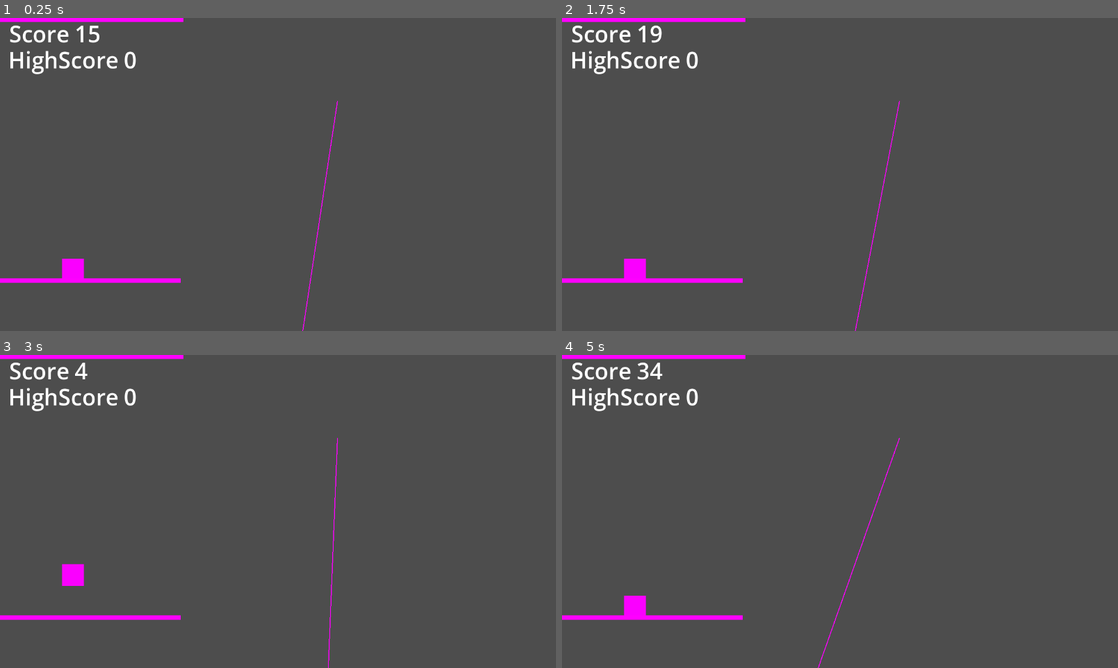
Above: before the commit, frames 1-4 (two rows, left to right).
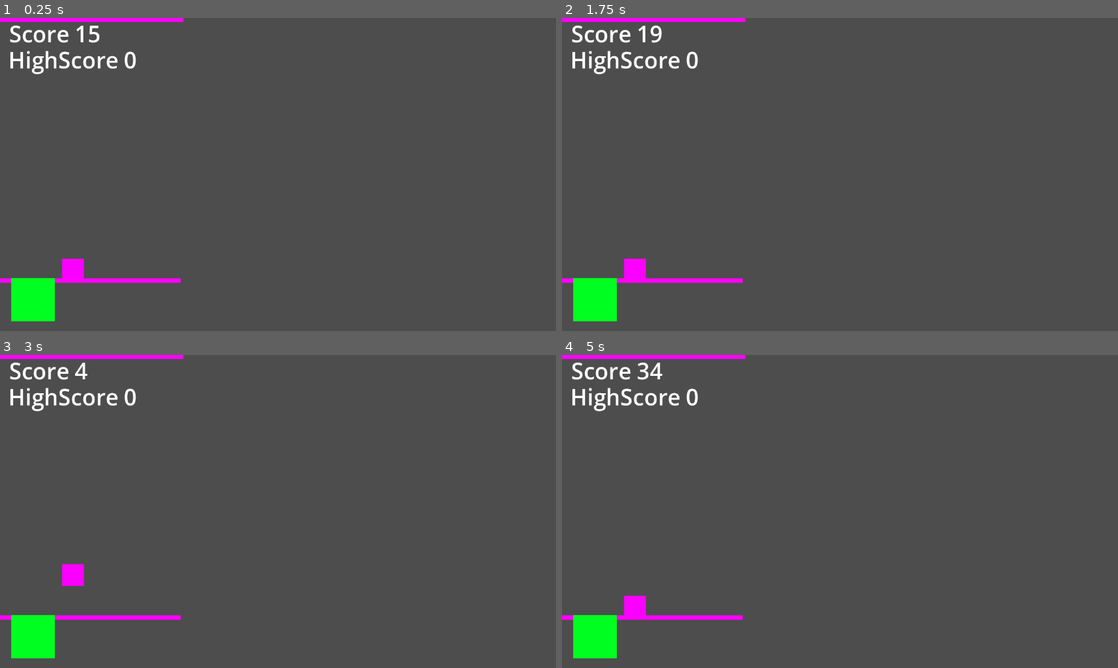
Above: after the commit, the same moments.

Repository: JeffTheCbI4/2FortSprint
Game: Godot game, scene res://scenes/game.tscn
Two runs of this game, one before a commit and one after it. Both use one fixed random seed, a clock stepped at 60 frames per second and the inputs below.
Inputs:
- Up to frame 1 (0.25 s): no input
- Up to frame 2 (1.75 s): hold R 0.53-1.28 s; tap Space at 0.77, 1.52 s; tap Enter at 1.25 s; tap R at 1.35 s
- Up to frame 3 (3 s): hold R 2.03-2.78 s; tap Space at 2.75 s; tap R at 2.85 s
- Up to frame 4 (5 s): tap Space at 3.02, 3.77, 4.52 s; hold R 3.53-4.28 s; tap Enter at 4.25 s; tap R at 4.35 s

The runs differ from the first frame. In frame 1, 1.2% of the frame differs, in the area x 2-61%, y 26-100%; in frame 2, 1.2%; in frame 3, 1.2%; in frame 4, 1.3%.

Commit message:
Health system and sniper cooldown

Diff:
--- /dev/null
+++ b/HealthControl.gd
@@ -0,0 +1,16 @@
+extends Control
+
+
+# Called when the node enters the scene tree for the first time.
+func _ready():
+	EventBus.connect("player_lost_life", on_player_lost_life)
+	get_node("Sprite2D").texture.region = Rect2(0,0,100,100)
+	pass # Replace with function body.
+
+func on_player_lost_life(current_life):
+	var pixel = (3 - current_life) * 100
+	get_node("Sprite2D").texture.region = Rect2(pixel,pixel,100,100)
+
+# Called every frame. 'delta' is the elapsed time since the previous frame.
+func _process(delta):
+	pass
--- a/event_bus.gd
+++ b/event_bus.gd
@@ -2,6 +2,7 @@
 
 signal player_died
 signal set_game_scene(scene_name)
+signal player_lost_life(current_life)
 
 # Called when the node enters the scene tree for the first time.
 func _ready():
--- /dev/null
+++ b/health_control.tscn
@@ -0,0 +1,20 @@
+[gd_scene load_steps=4 format=3 uid="uid://bajtdwtyg17p0"]
+
+[ext_resource type="Script" path="res://HealthControl.gd" id="1_blbda"]
+[ext_resource type="Texture2D" uid="uid://b6oriv2g8anll" path="res://art/healt_atlas.png" id="2_62761"]
+
+[sub_resource type="AtlasTexture" id="AtlasTexture_4508c"]
+atlas = ExtResource("2_62761")
+region = Rect2(0, 0, 100, 100)
+
+[node name="HealthControl" type="Control"]
+layout_mode = 3
+anchors_preset = 15
+anchor_right = 1.0
+anchor_bottom = 1.0
+grow_horizontal = 2
+grow_vertical = 2
+script = ExtResource("1_blbda")
+
+[node name="Sprite2D" type="Sprite2D" parent="."]
+texture = SubResource("AtlasTexture_4508c")
--- a/scenes/ObstacleGenerator.gd
+++ b/scenes/ObstacleGenerator.gd
@@ -2,6 +2,8 @@
 
 @export var progress_speed: float
 @export var possible_obstacles: Array
+
+var sniperAllowed = true;
 
 # Called when the node enters the scene tree for the first time.
 func _ready():
@@ -30,5 +32,17 @@
 	obstacle.position = _get_current_path_position()
 
 func _get_random_obstacle():
-	var random_index = randi_range(0, possible_obstacles.size() - 1)
+	var random_index = 0
+	if (sniperAllowed):
+		random_index = randi_range(0, possible_obstacles.size() - 1)
+	else:
+		random_index = randi_range(0, possible_obstacles.size() - 2)
+	if (random_index == 3 && sniperAllowed):
+		sniperAllowed = false
+		get_node("SniperCooldown").start()
 	return possible_obstacles[random_index]
+
+
+func _on_sniper_cooldown_timeout():
+	sniperAllowed = true
+	pass # Replace with function body.
--- a/scenes/Player.gd
+++ b/scenes/Player.gd
@@ -1,6 +1,8 @@
 extends CharacterBody2D
 class_name Player
 
+@export var max_life: int
+@export var life: int
 @export var jump_force: float
 @export var topMaxPoint: float
 @export var bottomMaxPoint: float
@@ -9,11 +11,13 @@
 @export var max_velocity: float
 @export var min_velocity: float
 @export var current_state: State
+@export var health_state: HealthState
 signal player_died
 
 var bullet_scene = preload("res://scenes/bullet.tscn")
 
 enum State { ON_FLOOR, FLYING, DEAD }
+enum HealthState { INVINCIBLE, VULNERABLE }
 
 # Called when the node enters the scene tree for the first time.
 func _ready():
@@ -33,7 +37,7 @@
 		var collision = move_and_collide(Vector2(0, falling_velocity) * delta)
 		if (collision && current_state != State.DEAD && collision.get_angle() == 0):
 			current_state = State.ON_FLOOR
-			get_node("Timer").stop()
+			get_node("BulletsCooldown").stop()
 	pass
 
 func generate_bullets():
@@ -53,7 +57,7 @@
 		set_falling_velocity(falling_velocity - jump_force)
 		if (current_state == State.ON_FLOOR):
 			current_state = State.FLYING
-			get_node("Timer").start()
+			get_node("BulletsCooldown").start()
 	#if (collidedBody):
 		#falling_velocity = 0
 	pass
@@ -66,10 +70,20 @@
 	else:
 		falling_velocity = new_velocity
 
+func lose_life():
+	if (current_state != State.DEAD && health_state != HealthState.INVINCIBLE):
+		life -= 1
+		if (life <= 0):
+			die()
+		if (current_state != State.DEAD):
+			get_node("CollisionCooldown").start()
+			health_state = HealthState.INVINCIBLE
+			get_node("InvincibleFlickerTimer").start()
+		EventBus.emit_signal("player_lost_life", life)
 
 func die():
 	current_state = State.DEAD
-	get_node("Timer").stop()
+	get_node("BulletsCooldown").stop()
 	_set_animation("dead")
 	emit_signal("player_died")
 	pass
@@ -79,11 +93,22 @@
 	pass
 
 func _on_area_2d_area_entered(area):
-	die()
+	lose_life()
+	pass # Replace with function body.
+
+func _on_bullets_cooldown_timeout():
+	if (current_state == State.FLYING):
+		generate_bullets()
 	pass # Replace with function body.
 
 
-func _on_timer_timeout():
-	if (current_state == State.FLYING):
-		generate_bullets()
+func _on_collision_cooldown_timeout():
+	health_state = HealthState.VULNERABLE
+	get_node("InvincibleFlickerTimer").stop()
+	visible = true
 	pass # Replace with function body.
+
+
+func _on_invincible_flicker_timer_timeout():
+	visible = !visible
+	pass # Replace with function body.
--- a/scenes/Player.tscn
+++ b/scenes/Player.tscn
@@ -32,11 +32,14 @@
 [node name="Player" type="CharacterBody2D"]
 scale = Vector2(0.5, 0.5)
 script = ExtResource("1_x4ny1")
-jump_force = 100.0
+max_life = 3
+life = 3
+jump_force = 120.0
 bottomMaxPoint = 120.0
 gravity_force = 50.0
 max_velocity = 500.0
 min_velocity = -500.0
+health_state = 1
 
 [node name="AnimatedSprite2D" type="AnimatedSprite2D" parent="."]
 sprite_frames = SubResource("SpriteFrames_y6gg0")
@@ -51,8 +54,17 @@
 [node name="CollisionShape2D" type="CollisionShape2D" parent="Area2D"]
 shape = SubResource("RectangleShape2D_mypb7")
 
-[node name="Timer" type="Timer" parent="."]
+[node name="BulletsCooldown" type="Timer" parent="."]
 wait_time = 0.1
 
+[node name="CollisionCooldown" type="Timer" parent="."]
+wait_time = 2.0
+one_shot = true
+
+[node name="InvincibleFlickerTimer" type="Timer" parent="."]
+wait_time = 0.2
+
 [connection signal="area_entered" from="Area2D" to="." method="_on_area_2d_area_entered"]
-[connection signal="timeout" from="Timer" to="." method="_on_timer_timeout"]
+[connection signal="timeout" from="BulletsCooldown" to="." method="_on_bullets_cooldown_timeout"]
+[connection signal="timeout" from="CollisionCooldown" to="." method="_on_collision_cooldown_timeout"]
+[connection signal="timeout" from="InvincibleFlickerTimer" to="." method="_on_invincible_flicker_timer_timeout"]
--- a/scenes/Sniper.gd
+++ b/scenes/Sniper.gd
@@ -1,6 +1,7 @@
 extends Node2D
 
 @export var angular_speed: float
+@export var speed_slowing: float
 var target
 var state: SniperState = SniperState.AIMING
 
@@ -18,6 +19,8 @@
 	pass
 
 func _physics_process(delta):
+	if (angular_speed > 0.005):
+		angular_speed -= speed_slowing
 	if (!target):
 		target = Global.player
 	if (state == SniperState.AIMING):
@@ -48,6 +51,6 @@
 	print(ray.get_collider())
 	print(ray.get_collider())
 	if (ray.is_colliding() && ray.get_collider() && ray.get_collider().owner is Player):
-		target.die()
+		target.lose_life()
 	queue_free()
 	pass # Replace with function body.
--- a/scenes/game_interface.tscn
+++ b/scenes/game_interface.tscn
@@ -1,7 +1,8 @@
-[gd_scene load_steps=3 format=3 uid="uid://b14pld32g3be"]
+[gd_scene load_steps=4 format=3 uid="uid://b14pld32g3be"]
 
 [ext_resource type="Script" path="res://scenes/game_interface.gd" id="1_ylf6b"]
 [ext_resource type="PackedScene" uid="uid://btlab8y00fff7" path="res://scenes/labeled_value.tscn" id="2_hf3ea"]
+[ext_resource type="PackedScene" uid="uid://bajtdwtyg17p0" path="res://health_control.tscn" id="3_xisba"]
 
 [node name="GameInterface" type="Control"]
 layout_mode = 3
@@ -25,3 +26,10 @@
 offset_bottom = 100.0
 _label_text = "HighScore"
 _value = "0"
+
+[node name="HealthControl" parent="." instance=ExtResource("3_xisba")]
+layout_mode = 1
+offset_left = 76.0
+offset_top = 648.0
+offset_right = 76.0
+offset_bottom = 648.0
--- a/scenes/obstacle_generator.tscn
+++ b/scenes/obstacle_generator.tscn
@@ -1,9 +1,10 @@
-[gd_scene load_steps=6 format=3 uid="uid://t3hqd341ct5"]
+[gd_scene load_steps=7 format=3 uid="uid://t3hqd341ct5"]
 
 [ext_resource type="Script" path="res://scenes/ObstacleGenerator.gd" id="1_uctt8"]
 [ext_resource type="PackedScene" uid="uid://dr0yfhmnym1ld" path="res://scenes/obstacles/basic_obstacle.tscn" id="2_dwxn3"]
 [ext_resource type="PackedScene" uid="uid://dmlq4ggfgqm8t" path="res://scenes/obstacles/moving_obstacle.tscn" id="3_hguyv"]
 [ext_resource type="PackedScene" uid="uid://b8esc713idmvi" path="res://scenes/obstacles/aiming_obstacle.tscn" id="4_x6myu"]
+[ext_resource type="PackedScene" uid="uid://byqkcy3lapy3u" path="res://scenes/sniper.tscn" id="5_cbuiu"]
 
 [sub_resource type="Curve2D" id="Curve2D_kly3e"]
 _data = {
@@ -14,7 +15,7 @@
 [node name="ObstacleGenerator" type="Node2D"]
 script = ExtResource("1_uctt8")
 progress_speed = 100.0
-possible_obstacles = [ExtResource("2_dwxn3"), ExtResource("3_hguyv"), ExtResource("4_x6myu")]
+possible_obstacles = [ExtResource("2_dwxn3"), ExtResource("3_hguyv"), ExtResource("4_x6myu"), ExtResource("5_cbuiu")]
 
 [node name="Path2D" type="Path2D" parent="."]
 curve = SubResource("Curve2D_kly3e")
@@ -22,3 +23,9 @@
 [node name="PathFollow2D" type="PathFollow2D" parent="Path2D"]
 position = Vector2(0, 536)
 rotation = -1.5708
+
+[node name="SniperCooldown" type="Timer" parent="."]
+wait_time = 10.0
+one_shot = true
+
+[connection signal="timeout" from="SniperCooldown" to="." method="_on_sniper_cooldown_timeout"]
--- a/scenes/obstacles/aiming_obstacle.tscn
+++ b/scenes/obstacles/aiming_obstacle.tscn
@@ -13,7 +13,7 @@
 collision_mask = 5
 script = ExtResource("1_dt2py")
 velocity = 700.0
-acceleration = 10.0
+acceleration = 20.0
 angular_speed = 0.01
 
 [node name="CollisionShape2D" type="CollisionShape2D" parent="."]
--- a/scenes/playground.tscn
+++ b/scenes/playground.tscn
@@ -6,7 +6,6 @@
 [ext_resource type="PackedScene" uid="uid://b8esc713idmvi" path="res://scenes/obstacles/aiming_obstacle.tscn" id="2_k4d5x"]
 [ext_resource type="PackedScene" uid="uid://df68vq3gn825x" path="res://scenes/floor.tscn" id="3_22sj6"]
 [ext_resource type="PackedScene" uid="uid://b14pld32g3be" path="res://scenes/game_interface.tscn" id="3_nljyv"]
-[ext_resource type="PackedScene" uid="uid://byqkcy3lapy3u" path="res://scenes/sniper.tscn" id="7_yb3rs"]
 
 [node name="Playground" type="Node"]
 script = ExtResource("1_2nymt")
@@ -36,7 +35,4 @@
 position = Vector2(172, 4)
 rotation = 3.14159
 
-[node name="Sniper" parent="." instance=ExtResource("7_yb3rs")]
-position = Vector2(777, 191)
-
 [connection signal="player_died" from="Player" to="." method="_on_player_player_died"]
--- a/scenes/sniper.tscn
+++ b/scenes/sniper.tscn
@@ -5,7 +5,8 @@
 [node name="Sniper" type="Node2D"]
 rotation = 1.5708
 script = ExtResource("1_cb0ux")
-angular_speed = 0.01
+angular_speed = 0.05
+speed_slowing = 0.001
 
 [node name="Line2D" type="Line2D" parent="."]
 points = PackedVector2Array(0, 0, 1600, 0)
Binary file added: art/healt_atlas.png
Not shown, added: art/healt_atlas.png.import
Not shown: 1 places in scenes/playground.tscn that only renumber resources
